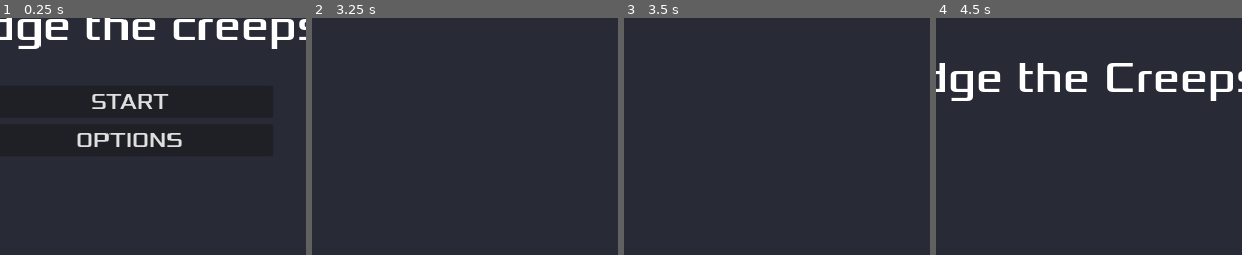
Above: before the commit, frames 1-4 (left to right).
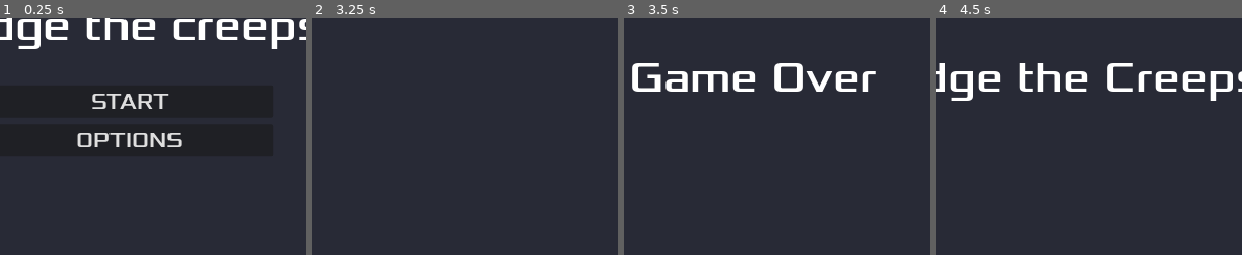
Above: after the commit, the same moments.

Repository: lorbiesky/dodge-the-creeps
Game: Godot game, scene res://scenes/maps/stage.tscn
Same seed, same stepped clock (60 frames per second), same inputs: the game is played once before the commit and once after it.
Inputs:
- Up to frame 1 (0.25 s): no input
- Up to frame 2 (3.25 s): click "START" at 0.5 s; tap Enter at 1.25 s; hold Right (ui_right) 1.28-2.03 s; hold Down (ui_down) 2.03-2.78 s; hold Right (ui_right) from 2.78 s (still down)
- Up to frame 3 (3.5 s): keep holding Right (ui_right)
- Up to frame 4 (4.5 s): release Right (ui_right) at 3.53 s; hold Up (ui_up) 3.53-4.28 s; hold Left (ui_left) from 4.28 s (still down)
The pictures show only the part of the screen within x 13-63%, y 50-100%; the shares and areas given below are measured in that part.

Frames 1-2 are identical in both runs. In frame 3, 4.0% of the frame differs, in the area x 2-83%, y 18-32%; in frame 4, nothing differs.

Commit message:
correção de bug de dificuldade

Diff:
--- a/scenes/characters/player/player.gd
+++ b/scenes/characters/player/player.gd
@@ -27,7 +27,7 @@
 		velocity.y -= 1
 	elif Input.is_action_pressed("ui_down"):
 		velocity.y += 1
-	elif Input.is_action_pressed("ui_left"):
+	if Input.is_action_pressed("ui_left"):
 		velocity.x -= 1
 	elif Input.is_action_pressed("ui_right"):
 		velocity.x += 1
--- a/scenes/maps/stage.gd
+++ b/scenes/maps/stage.gd
@@ -2,21 +2,25 @@
 
 @export var mob_scene: PackedScene
 var score
+var difficult = 1
+var min_speed = 150.0
+var max_speed = 250.0
 
 func _ready():
 	var initial_volum
 	$Music.play()
-	$HUD.set_volume(0.3)
+	$HUD.set_volume(0.8)
 
 func game_over():
 	$ScoreTimer.stop()
 	$MobTimer.stop()
 	$HUD.show_game_over()
-
 	$DeadSound.play()
 
 func new_game():
 	score = 0
+	difficult = 1
+	$MobTimer.wait_time = 0.5
 	$Player.start($StartPosition.position)
 	$StartTimer.start()
 
@@ -27,6 +31,10 @@
 
 func _on_score_timer_timeout():
 	score += 1
+	if score % 10 == 0:
+		difficult += 0.1
+		if $MobTimer.wait_time > 0.1:
+			$MobTimer.wait_time -= 0.05
 	$HUD.update_score(score)
 
 func _on_start_timer_timeout():
@@ -52,7 +60,7 @@
 	mob.rotation = direction
 
 	# Choose the velocity for the mob.
-	var velocity = Vector2(randf_range(150.0, 250.0), 0.0)
+	var velocity = Vector2(randf_range(min_speed * difficult, max_speed * difficult), 0.0)
 	mob.linear_velocity = velocity.rotated(direction)
 
 	# Spawn the mob by adding it to the Main scene.
--- a/scenes/menu/HUD.gd
+++ b/scenes/menu/HUD.gd
@@ -14,8 +14,8 @@
 	_on_volume_changed(percent)
 
 func show_message(text):
+	message.show()
 	message.text = text
-	message.show
 	message_timer.start()
 
 func show_game_over():
Not shown, changed: dist/web/index.apple-touch-icon.png.import
Not shown, changed: dist/web/index.icon.png.import
Not shown, changed: dist/web/index.png.import
Not shown, added: dist/web/dodge-the-creep-1.0.2.zip
Not shown, added: dist/web/dodge-the-creeps-1.0.1.zip
Not shown, added: dist/web/dodge-the-creeps-1.0.3.zip
Not shown, added: dist/web/dodge-the-creeps-1.0.4.zip
Not shown, added: dist/web/dodge-the-creeps.zip
Not shown, changed: dist/web/index.html
Not shown, changed: dist/web/index.pck
